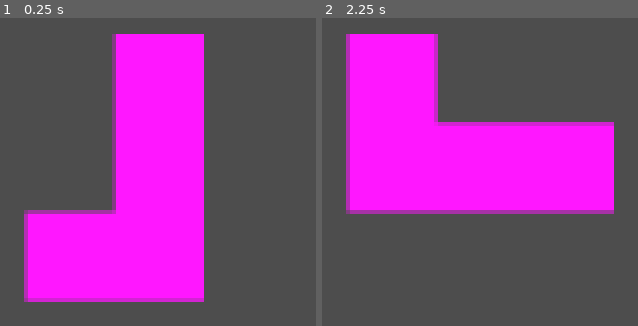
Above: before the commit, frames 1-2 (left to right).
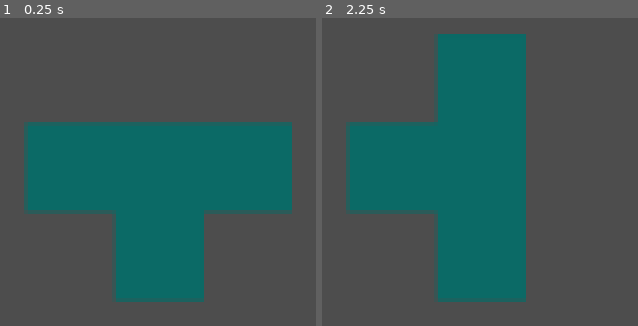
Above: after the commit, the same moments.

Repository: seedot11/DanTetris
Game: Godot game, scene res://scenes/board.tscn
The game is run twice, just before and just after one commit, with the same random seed, the same clock (stepped at 60 frames per second) and the same inputs.
Inputs:
- Up to frame 1 (0.25 s): no input
- Up to frame 2 (2.25 s): tap Enter at 0.5, 2 s; tap Ctrl (rotate) at 0.6, 2.1 s; tap Space at 1.25 s; tap Shift (rotate_anticlockwise) at 1.35 s

The runs differ from the first frame. In frame 1, 50% of the frame differs, in the area x 7-93%, y 5-93%; in frame 2, 50%.

Commit message:
Put color and shape into a resource, and created one for T and L

Diff:
--- /dev/null
+++ b/src/resources/tetronimo_properties/shape_L.tres
@@ -0,0 +1,12 @@
+[gd_resource type="Resource" script_class="TetronimoProperties" load_steps=2 format=3 uid="uid://dybchd5wyj38f"]
+
+[ext_resource type="Script" uid="uid://cmjh4svbwe1fv" path="res://scripts/tetronimo_properties.gd" id="1_fkq78"]
+
+[resource]
+resource_local_to_scene = true
+script = ExtResource("1_fkq78")
+shape_mask = "0, 1, 0
+0, 1, 0
+1, 1, 0"
+color = Color(0.797886, 0.465597, 0.380948, 1)
+metadata/_custom_type_script = "uid://cmjh4svbwe1fv"
--- /dev/null
+++ b/src/resources/tetronimo_properties/shape_T.tres
@@ -0,0 +1,11 @@
+[gd_resource type="Resource" script_class="TetronimoProperties" load_steps=2 format=3 uid="uid://cidnjpj6xe1tq"]
+
+[ext_resource type="Script" uid="uid://cmjh4svbwe1fv" path="res://scripts/tetronimo_properties.gd" id="1_dxext"]
+
+[resource]
+script = ExtResource("1_dxext")
+shape_mask = "0, 0, 0
+1, 1, 1
+0, 1, 0"
+color = Color(0.0434629, 0.416491, 0.403198, 1)
+metadata/_custom_type_script = "uid://cmjh4svbwe1fv"
--- a/src/scenes/tetronimo.tscn
+++ b/src/scenes/tetronimo.tscn
@@ -1,9 +1,11 @@
-[gd_scene load_steps=2 format=3 uid="uid://dbo6t3gxoxhuw"]
+[gd_scene load_steps=3 format=3 uid="uid://dbo6t3gxoxhuw"]
 
 [ext_resource type="Script" uid="uid://7crinnsv7kyw" path="res://scripts/tetronimo.gd" id="1_n87mj"]
+[ext_resource type="Resource" uid="uid://cidnjpj6xe1tq" path="res://resources/tetronimo_properties/shape_T.tres" id="2_f64p4"]
 
 [node name="Tetronimo" type="Node2D"]
 script = ExtResource("1_n87mj")
+properties = ExtResource("2_f64p4")
 
 [node name="Shape" type="Polygon2D" parent="."]
 color = Color(1, 0.0901961, 1, 1)
--- a/src/scripts/tetronimo.gd
+++ b/src/scripts/tetronimo.gd
@@ -1,15 +1,13 @@
 extends Node2D
 
 @onready var shape := $Shape
-var block_size := 32
-
-var shape_mask : Array[Array] = [
-	[0, 1, 0],
-	[0, 1, 0],
-	[1, 1, 0]
-]
+const block_size := 32
+var shape_mask : Array[Array]
+@export var properties : TetronimoProperties
 
 func _ready() -> void:
+	shape.color = properties.color
+	shape_mask = properties.get_shape_mask()
 	draw_tetronimo()
 
 func _physics_process(delta: float) -> void:
--- /dev/null
+++ b/src/scripts/tetronimo_properties.gd
@@ -0,0 +1,24 @@
+class_name TetronimoProperties
+extends Resource
+
+@export_multiline var shape_mask : String
+@export var color : Color
+
+func get_shape_mask() -> Array[Array]:
+	var return_mask : Array[Array] = []
+	var rows = shape_mask.split("\n")
+	for row in rows:
+		var line : Array[int] = []
+		return_mask.append(line)
+		var values = row.split(",")
+		for value in values:
+			line.append(int(value.lstrip(" ").rstrip(" ")))
+	return return_mask
+
+# Possibly broken
+func set_shape_mask(new_mask: Array[Array]) -> void:
+	shape_mask = ""
+	for row in new_mask:
+		shape_mask += (", ".join(row) + "\n")
+	if (shape_mask.length() > 0):
+		shape_mask = shape_mask.rstrip("\n")
Not shown, added: src/scripts/tetronimo_properties.gd.uid
